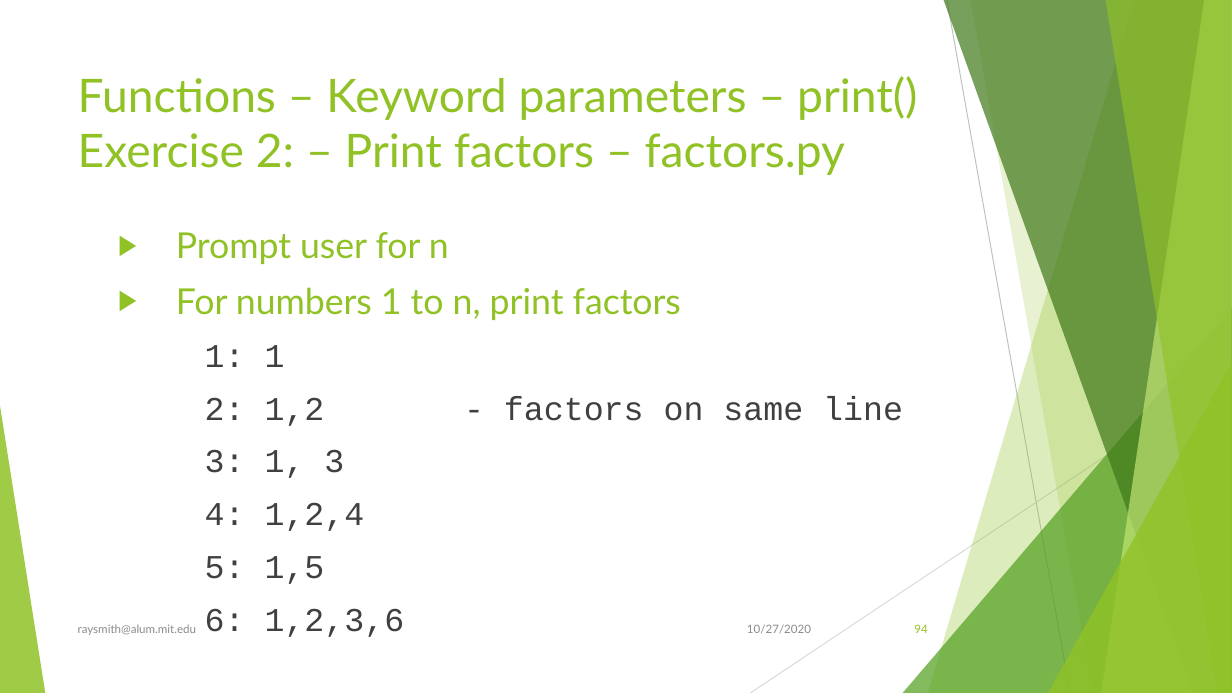
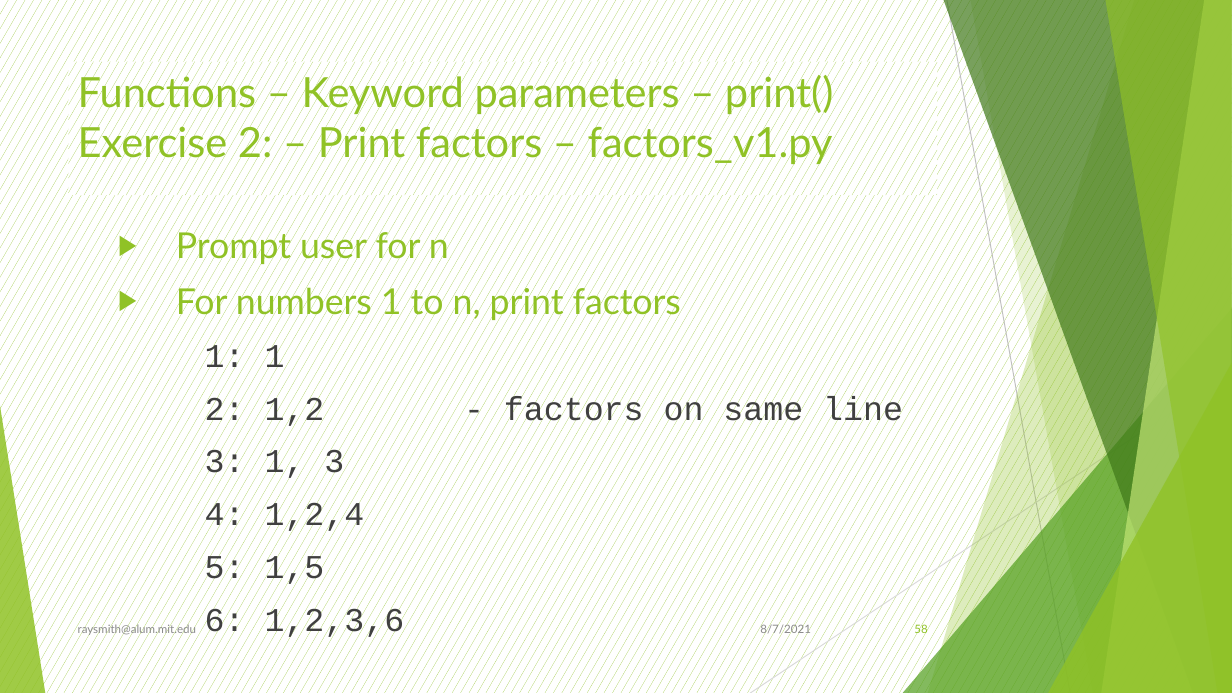
Before and after one commit to raysmith619/Introduction-To-Programming, a slide deck: slide 58 of Docs/Introduction to Proramming Using Python.pptx (slide 94 before the commit). Drawn at 1232x693 pixels with LibreOffice and Linux fonts; fonts in the diff are those of the drawing. Boxes give left, top, right and bottom in pixels: in the first picture for what was removed or moved away, otherwise in the second. Text is boxed around its words. In the diff, an @@ line names an element or a change of style, - is before the commit and + after.

```diff
--- a/Docs/Introduction to Proramming Using Python.pptx
+++ b/Docs/Introduction to Proramming Using Python.pptx
@@ background #FFFFFF to pattern #90C226 on #FFFFFF @@
@@ title "Functions – Keyword parameters – ...": place and size @@
-title "Functions – Keyword parameters – ..." at (78, 76, 917, 175)
+title "Functions – Keyword parameters – ..." at (68, 62, 937, 195)
@@ title "Functions – Keyword parameters – ..." at (68, 62, 937, 195): fill none to pattern #90C226 on #FFFFFF @@
@@ title at (78, 72, 833, 166): text changed; size 36 to 32.4 pt @@
-Functions – Keyword parameters – print() Exercise 2: – Print factors – factors.py
+Functions – Keyword parameters – print() Exercise 2: – Print factors – factors_v1.py
@@ text at (760, 623, 811, 636): text changed @@
-10/27/2020
+8/7/2021
@@ page number at (914, 623, 927, 636): text changed @@
-94
+58
```
Also in this commit, not shown: 122 other slides changed, 19 slides added, 7 slides removed, 17 other files.
